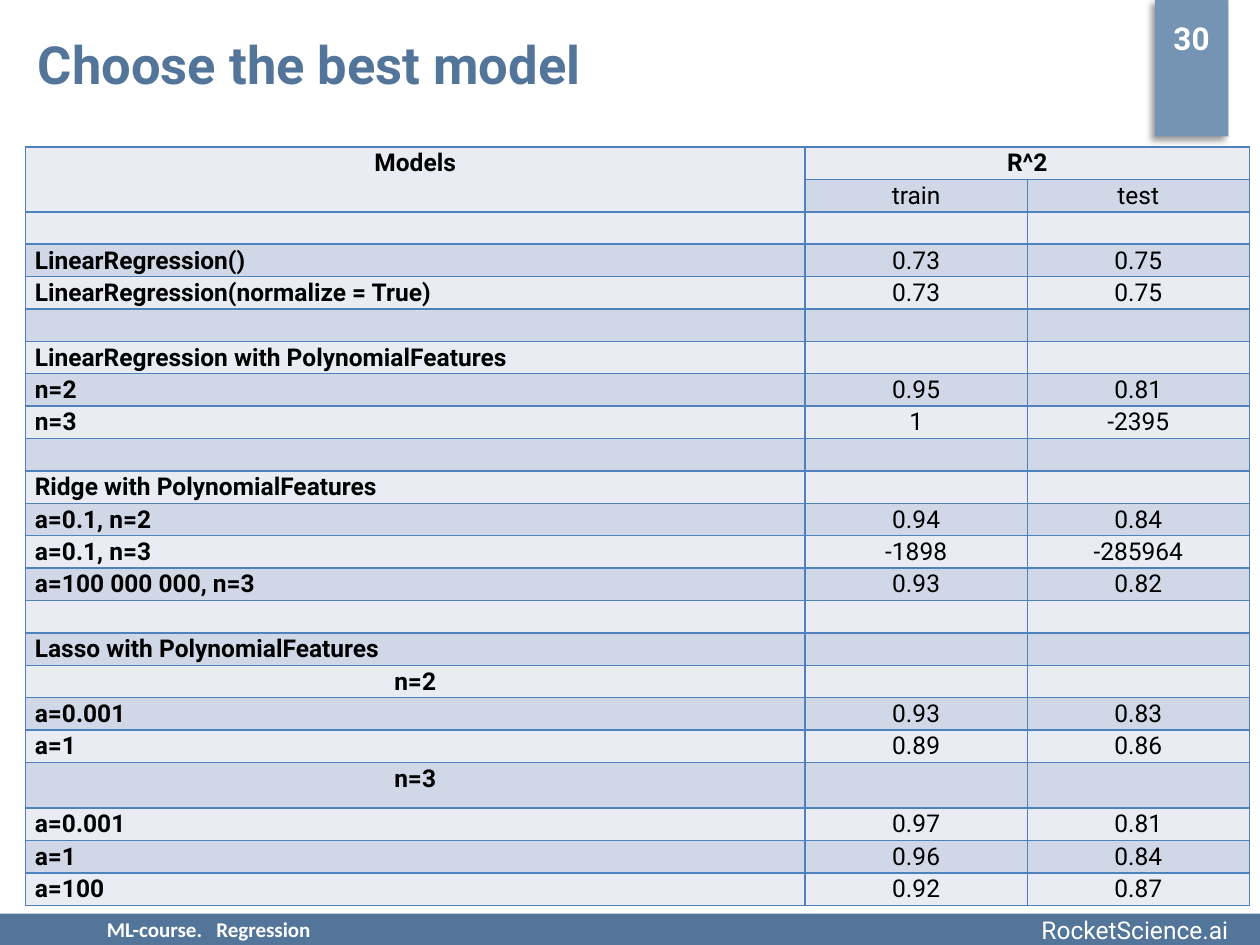
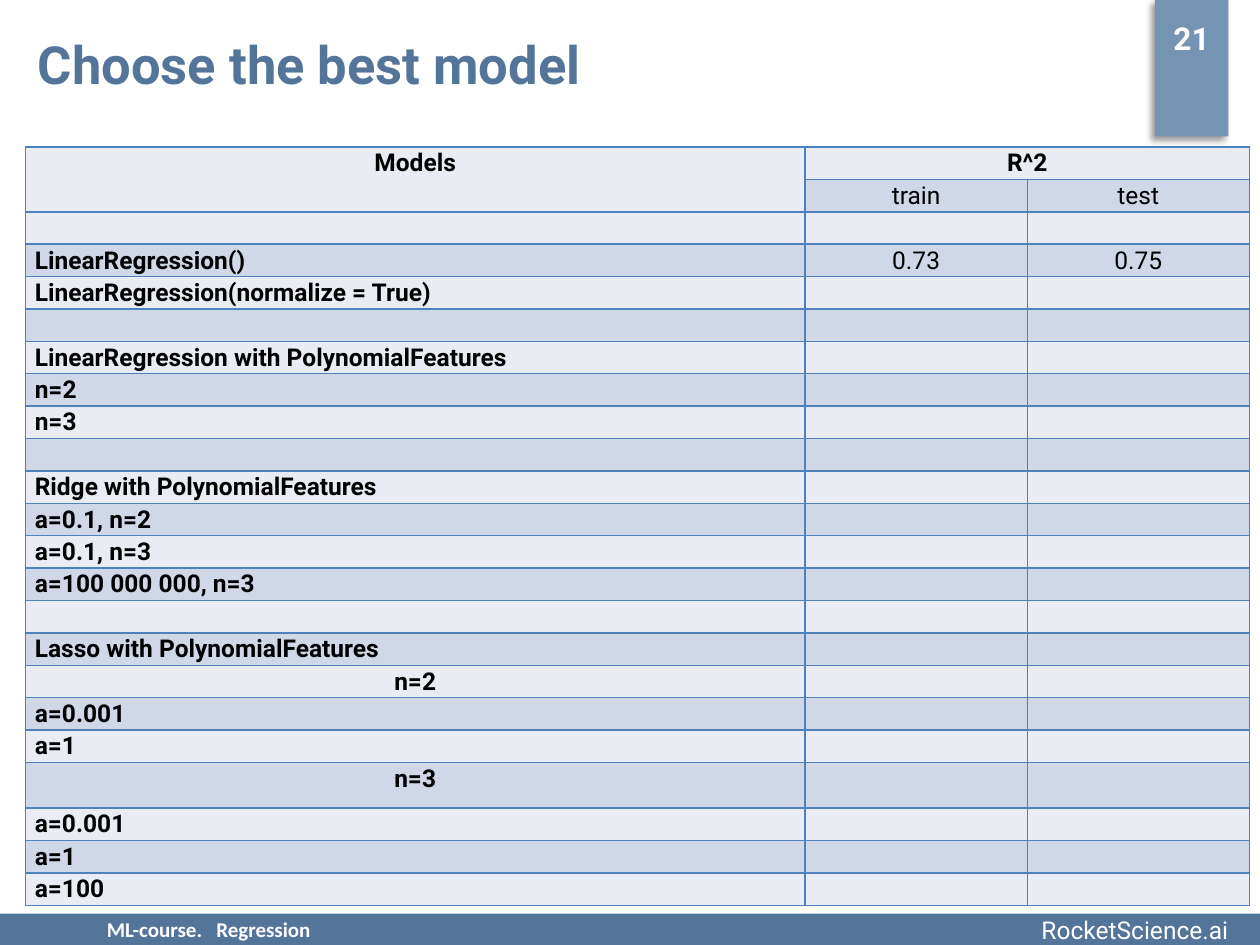
Before and after one commit to rjaffk/tensorby, a slide deck: slide 21 of lecture_regression/presentation/lecture_regression.pptx (slide 23 before the commit). Drawn at 1260x945 pixels with LibreOffice and Linux fonts; fonts in the diff are those of the drawing; background and template pictures are left out. Boxes give left, top, right and bottom in pixels: in the first picture for what was removed or moved away, otherwise in the second. Text is boxed around its words. In the diff, an @@ line names an element or a change of style, - is before the commit and + after.

```diff
--- a/lecture_regression/presentation/lecture_regression.pptx
+++ b/lecture_regression/presentation/lecture_regression.pptx
@@ text at bbox=[1173, 27, 1209, 50]: text changed @@
-30
+21
@@ table at bbox=[25, 147, 1249, 906] @@
-row 5, column 2: 0.73
+row 5, column 2: 
-row 5, column 3: 0.75
+row 5, column 3: 
-row 8, column 2: 0.95
+row 8, column 2: 
-row 8, column 3: 0.81
+row 8, column 3: 
-row 9, column 2: 1
+row 9, column 2: 
-row 9, column 3: -2395
+row 9, column 3: 
-row 12, column 2: 0.94
+row 12, column 2: 
-row 12, column 3: 0.84
+row 12, column 3: 
-row 13, column 2: -1898
+row 13, column 2: 
-row 13, column 3: -285964
+row 13, column 3: 
-row 14, column 2: 0.93
+row 14, column 2: 
-row 14, column 3: 0.82
+row 14, column 3: 
-row 18, column 2: 0.93
+row 18, column 2: 
-row 18, column 3: 0.83
+row 18, column 3: 
-row 19, column 2: 0.89
+row 19, column 2: 
-row 19, column 3: 0.86
+row 19, column 3: 
-row 21, column 2: 0.97
+row 21, column 2: 
-row 21, column 3: 0.81
+row 21, column 3: 
-row 22, column 2: 0.96
+row 22, column 2: 
-row 22, column 3: 0.84
+row 22, column 3: 
-row 23, column 2: 0.92
+row 23, column 2: 
-row 23, column 3: 0.87
+row 23, column 3: 
```
Also in this commit, not shown: 15 other slides changed, 1 other file.
